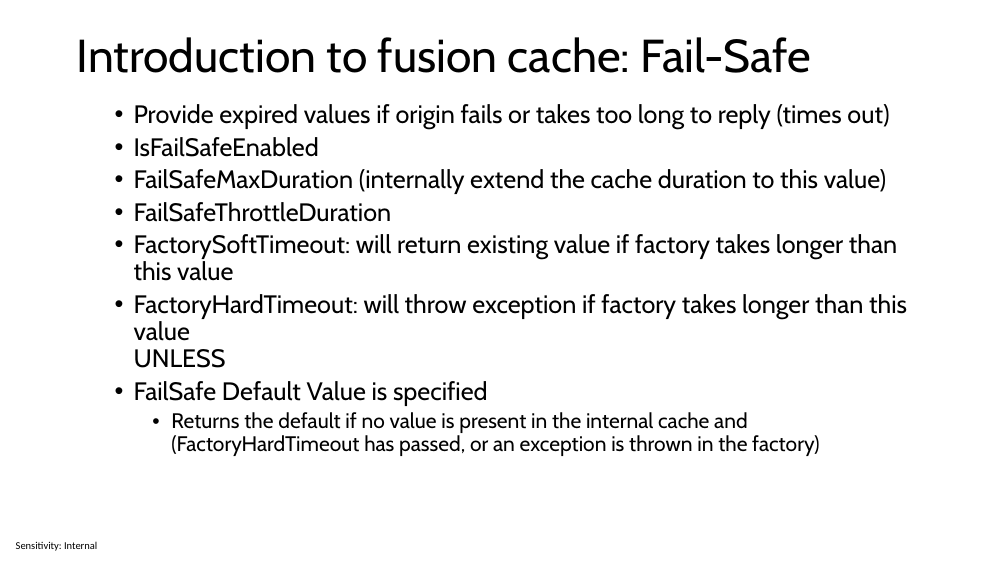
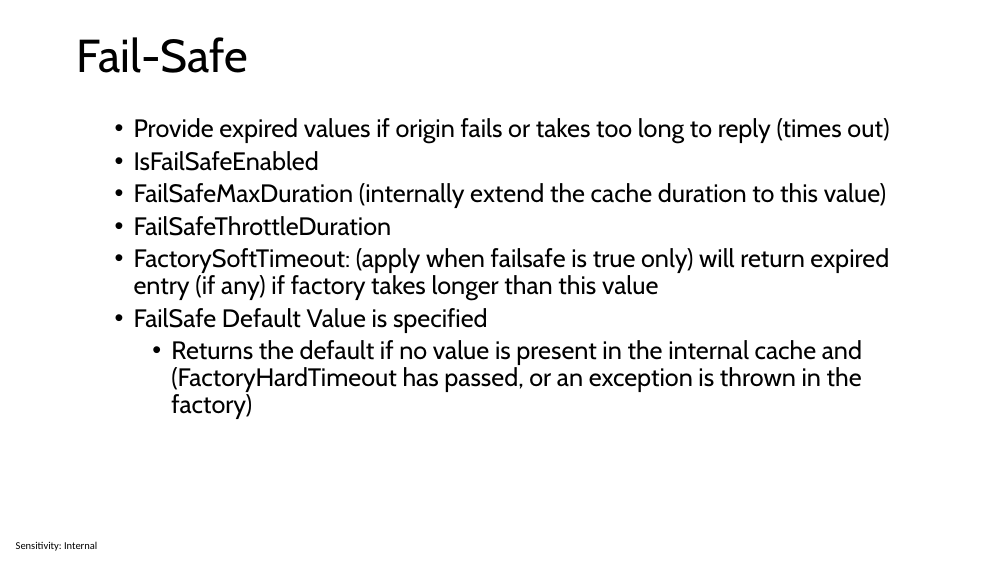
Before and after one commit to sabbadino/cache-like-a-pro-fusion-cache, a slide deck: slide 18 of cache-like-a-pro.pptx (slide 17 before the commit). Drawn at 1008x567 pixels with LibreOffice and Linux fonts; fonts in the diff are those of the drawing. Boxes give left, top, right and bottom in pixels: in the first picture for what was removed or moved away, otherwise in the second. Text is boxed around its words. In the diff, an @@ line names an element or a change of style, - is before the commit and + after.

Commit message:
slides update

```diff
--- a/cache-like-a-pro.pptx
+++ b/cache-like-a-pro.pptx
@@ title at box(77, 37, 248, 73): text changed @@
-Introduction to fusion cache: Fail-Safe
+Fail-Safe
@@ text "Provide expired values if origin ...": place and size @@
-text "Provide expired values if origin ..." at box(134, 104, 907, 456)
+text "Provide expired values if origin ..." at box(134, 118, 889, 419)
@@ text at box(134, 248, 889, 300): text changed @@
-  • FactorySoftTimeout: will return existing value if factory takes longer than this value
-  • FactoryHardTimeout: will throw exception if factory takes longer than this value
-    UNLESS
+  • FactorySoftTimeout: (apply when failsafe is true only) will return expired entry (if any) if factory takes longer than this value
@@ text at box(171, 340, 862, 419): size 20 to 24 pt in "Returns the default if no value is ..." @@
```
Also in this commit, not shown: 12 other slides changed, 4 slides added, 1 slide removed.
